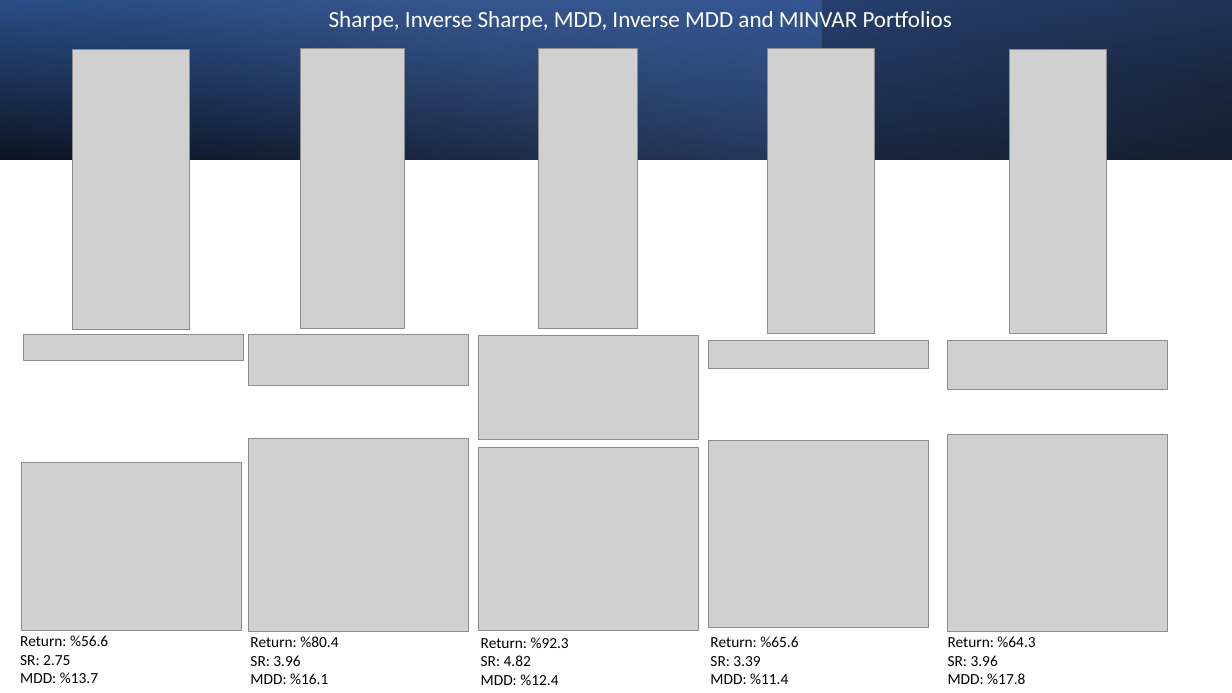
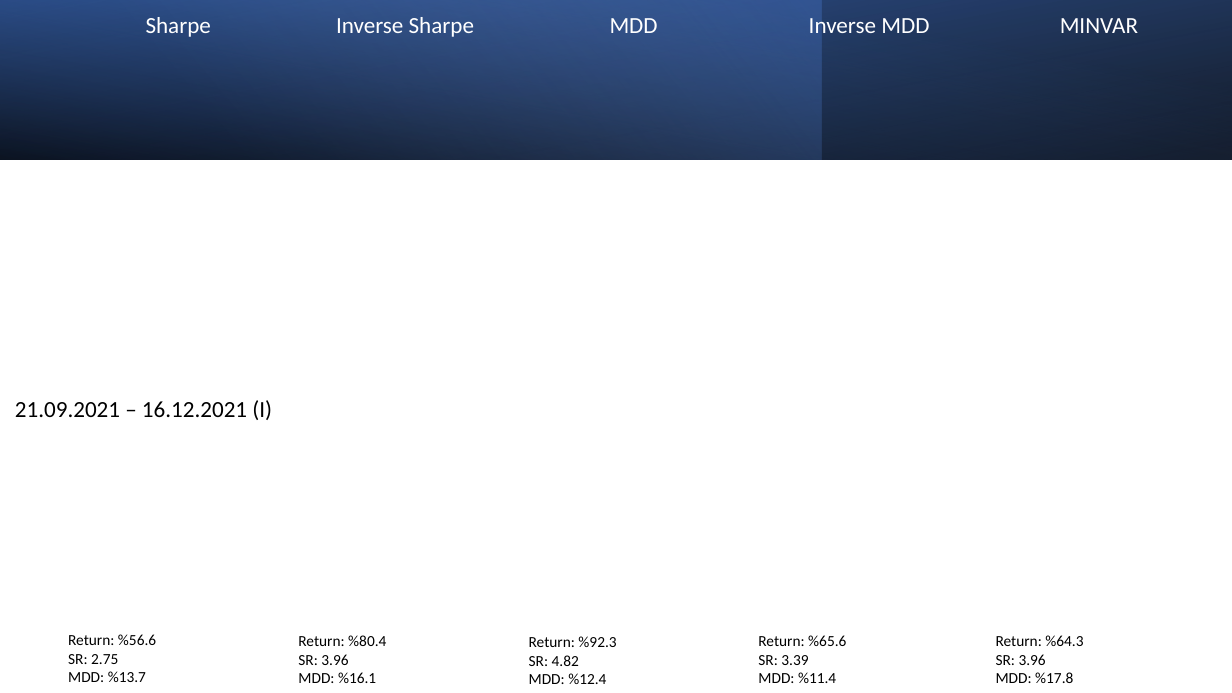
Before and after one commit to MarkovMarkowitz/MarkovMarkowitz, a slide deck: slide 4 of INVESTOR PRESENTATIONS/Investor Presentation v1.pptx. Drawn at 1232x693 pixels with LibreOffice and Linux fonts; fonts in the diff are those of the drawing; grey boxes stand for pictures. Boxes give left, top, right and bottom in pixels: in the first picture for what was removed or moved away, otherwise in the second. Text is boxed around its words. In the diff, an @@ line names an element or a change of style, - is before the commit and + after.

Commit message:
ppt

```diff
--- a/INVESTOR PRESENTATIONS/Investor Presentation v1.pptx
+++ b/INVESTOR PRESENTATIONS/Investor Presentation v1.pptx
@@ text at (146,17,1138,37): text changed @@
-Sharpe, Inverse Sharpe, MDD, Inverse MDD and MINVAR Portfolios
+Sharpe Inverse Sharpe MDD Inverse MDD MINVAR
@@ picture removed at (73,50,189,330) @@
@@ picture removed at (300,49,404,329) @@
@@ picture removed at (539,49,638,329) @@
@@ picture removed at (768,49,875,334) @@
@@ picture removed at (1010,50,1107,334) @@
@@ picture removed at (24,335,244,360) @@
@@ picture removed at (249,335,469,386) @@
@@ picture removed at (478,335,698,440) @@
@@ picture removed at (709,341,929,369) @@
@@ picture removed at (948,341,1168,390) @@
@@ text added at (15,400,272,420), 18 pt, text #000000 @@
+21.09.2021 – 16.12.2021 (I)
@@ picture removed at (249,439,469,631) @@
@@ picture removed at (479,447,699,630) @@
@@ picture removed at (709,441,929,628) @@
@@ picture removed at (948,434,1168,631) @@
@@ picture removed at (21,463,241,631) @@
@@ 5 texts: place and size @@
-5 texts at (20,635,1035,685)
+5 texts at (68,634,1083,684)
```
Also in this commit, not shown: 3 other slides changed, 7 slides added, 2 other files.
